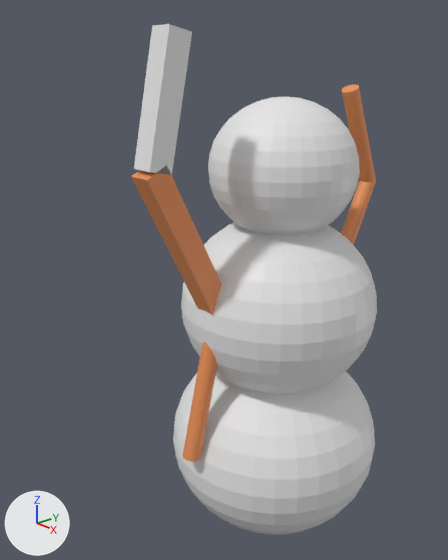
A saved change to the Blender file blends/snowman.blend.
The view is the same before and after, from a 50 mm camera at (3.68, -3.94, 3.55) aimed at (-0.22, -0.47, 1.68). The lights are fixed; the arrows at lower left show +X, +Y and +Z.

The scene before the commit, as lines of its bpy script (objects in view):
```python
ob_cube = bpy.data.objects.new('Cube', me_cube_004)
ob_cube.parent = ob_cube_001
ob_cube.location = (0.0, -1.416, 2.732)
ob_cube.rotation_euler = (-1.732, 0.0, 0.0)  # degrees (-99, 0, 0)
ob_cube.scale = (0.1, 0.5, 0.1)
ob_cube_001 = bpy.data.objects.new('Cube.001', me_cube_003)
ob_cube_001.parent = ob_sphere_001
ob_cube_001.location = (0.0, -0.75, 1.563)
ob_cube_001.rotation_euler = (-1.103, 0.0, 0.0)  # degrees (-63, 0, 0)
ob_cube_001.scale = (0.1, 0.7, 0.1)
ob_cylinder = bpy.data.objects.new('Cylinder', me_cylinder)
ob_cylinder.parent = ob_cylinder_002
ob_cylinder.location = (0.00234, 2.251, 1.557)
ob_cylinder.rotation_euler = (2.466, -0.0635, 0.341)  # degrees (141, -3.6, 20)
ob_cylinder.scale = (0.08, 0.08, 0.5)
ob_cylinder_001 = bpy.data.objects.new('Cylinder.001', me_cylinder_001)
ob_cylinder_001.location = (0.002, -0.884, 0.886)
ob_cylinder_001.rotation_euler = (2.906, 0.0, 0.0)  # degrees (167, 0, 0)
ob_cylinder_001.scale = (0.08, 0.08, 0.7)
ob_cylinder_002 = bpy.data.objects.new('Cylinder.002', me_cylinder_002)
ob_cylinder_002.parent = ob_sphere_001
ob_cylinder_002.location = (0.00234, 0.851, 1.513)
ob_cylinder_002.rotation_euler = (2.633, 0.148, 0.357)  # degrees (151, 8.5, 20)
ob_cylinder_002.scale = (0.08, 0.08, 0.5)
ob_sphere = bpy.data.objects.new('Sphere', me_sphere)
ob_sphere.location = (0.0, 0.0, 0.0)
ob_sphere.scale = (1.0, 1.0, 0.91)
ob_sphere_001 = bpy.data.objects.new('Sphere.001', me_sphere_001)
ob_sphere_001.location = (0.0, 0.013, 1.403)
ob_sphere_001.scale = (0.9, 0.9, 0.83)
ob_sphere_002 = bpy.data.objects.new('Sphere.002', me_sphere_002)
ob_sphere_002.location = (0.0, 0.025, 2.643)
ob_sphere_002.scale = (0.65, 0.65, 0.6)
```
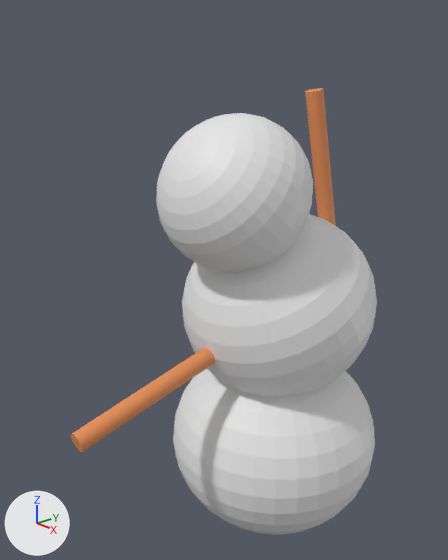
Where the newer file only moved an object's origin or applied its transform, the numbers keep the older frame.

The change, as a list of edits to the scene's bpy script:
```text
Change me_cylinder_001:
    where me_cylinder_001.from_pydata(...)  # 64 vertices, 34 faces; spans x -1.0..1.0, y -1.0..1.0, z -1.0..1.0
    used by ob_cylinder_001; location = (0.002, -0.884, 0.886); rotation_euler = (2.906, 0.0, 0.0), in degrees (167, 0, 0); scale = (0.08, 0.08, 0.7)
    me_cylinder_001 part 1: the whole mesh is multiplied about its middle by the matrix ((1.0, 0.0, 0.0), (0.0, 0.44, 7.857), (0.0, -0.103, 0.44)), then moved by (0.0, 7.18, 0.03)
Change ob_sphere_001:
    ob_sphere_001.rotation_euler: (0.0, 0.0, 0.0) -> (0.48, 0.0, 0.0)  # degrees (0, 0, 0) -> degrees (28, 0, 0)
Change ob_sphere_002:
    add ob_sphere_002.parent = ob_sphere_001
    add ob_sphere_002.matrix_parent_inverse = Matrix(((1.111, 0.0, 0.0, 0.0), (0.0, 1.111, 0.0, -0.0139), (0.0, 0.0, 1.205, -1.69), (0.0, 0.0, 0.0, 1.0)))
    ob_sphere_002.rotation_euler: (0.0, 0.0, 0.0) -> (0.38, 0.0, 0.0)  # degrees (0, 0, 0) -> degrees (22, 0, 0)
Remove ob_cylinder:
    ob_cylinder = bpy.data.objects.new('Cylinder', me_cylinder)
    ob_cylinder.parent = ob_cylinder_002
    ob_cylinder.matrix_parent_inverse = Matrix(((12.5, 0.0, 0.0, -0.0293), (0.0, 0.0, 12.5, -19.43), (0.0, -2.0, 0.0, 2.531), (0.0, 0.0, 0.0, 1.0)))
    ob_cylinder.location = (0.00234, 2.251, 1.557)
    ob_cylinder.rotation_euler = (2.466, -0.0635, 0.341)  # degrees (141, -3.6, 20)
    ob_cylinder.scale = (0.08, 0.08, 0.5)
Change ob_cylinder_002:
    ob_cylinder_002.rotation_euler: (2.633, 0.148, 0.357) -> (2.833, 0.0711, 0.379)  # degrees (151, 8.5, 20) -> degrees (162, 4.1, 22)
    ob_cylinder_002.scale: (0.08, 0.08, 0.5) -> (0.08, 0.08, 0.7)
Remove ob_cube_001:
    ob_cube_001 = bpy.data.objects.new('Cube.001', me_cube_003)
    ob_cube_001.parent = ob_sphere_001
    ob_cube_001.matrix_parent_inverse = Matrix(((1.111, 0.0, 0.0, 0.0), (0.0, 1.111, 0.0, -0.0139), (0.0, 0.0, 1.205, -1.69), (0.0, 0.0, 0.0, 1.0)))
    ob_cube_001.location = (0.0, -0.75, 1.563)
    ob_cube_001.rotation_euler = (-1.103, 0.0, 0.0)  # degrees (-63, 0, 0)
    ob_cube_001.scale = (0.1, 0.7, 0.1)
Remove ob_cube:
    ob_cube = bpy.data.objects.new('Cube', me_cube_004)
    ob_cube.parent = ob_cube_001
    ob_cube.matrix_parent_inverse = Matrix(((10.0, 0.0, 0.0, 0.0), (0.0, 0.711, -1.239, 2.469), (0.0, 8.673, 4.977, -1.272), (0.0, 0.0, 0.0, 1.0)))
    ob_cube.location = (0.0, -1.416, 2.732)
    ob_cube.rotation_euler = (-1.732, 0.0, 0.0)  # degrees (-99, 0, 0)
    ob_cube.scale = (0.1, 0.5, 0.1)
```

Changed parts and their boxes [x1, y1, x2, y2] in the pictures (448 x 560 px):
'Sphere.001', turned
    before: [181, 222, 377, 394]
    after: [182, 214, 377, 397]
'Sphere.002', turned, moved
    before: [208, 97, 360, 235]
    after: [156, 113, 313, 272]
'Cube', deleted
    before: [134, 24, 192, 175]
'Cylinder.001', reshaped
    before: [183, 342, 217, 462]
    after: [71, 348, 215, 452]
'Cube.001', deleted
    before: [131, 167, 222, 315]
'Cylinder.002', turned, rescaled
    before: [341, 180, 376, 246]
    after: [305, 88, 336, 226]
'Cylinder', deleted
    before: [342, 84, 376, 182]
